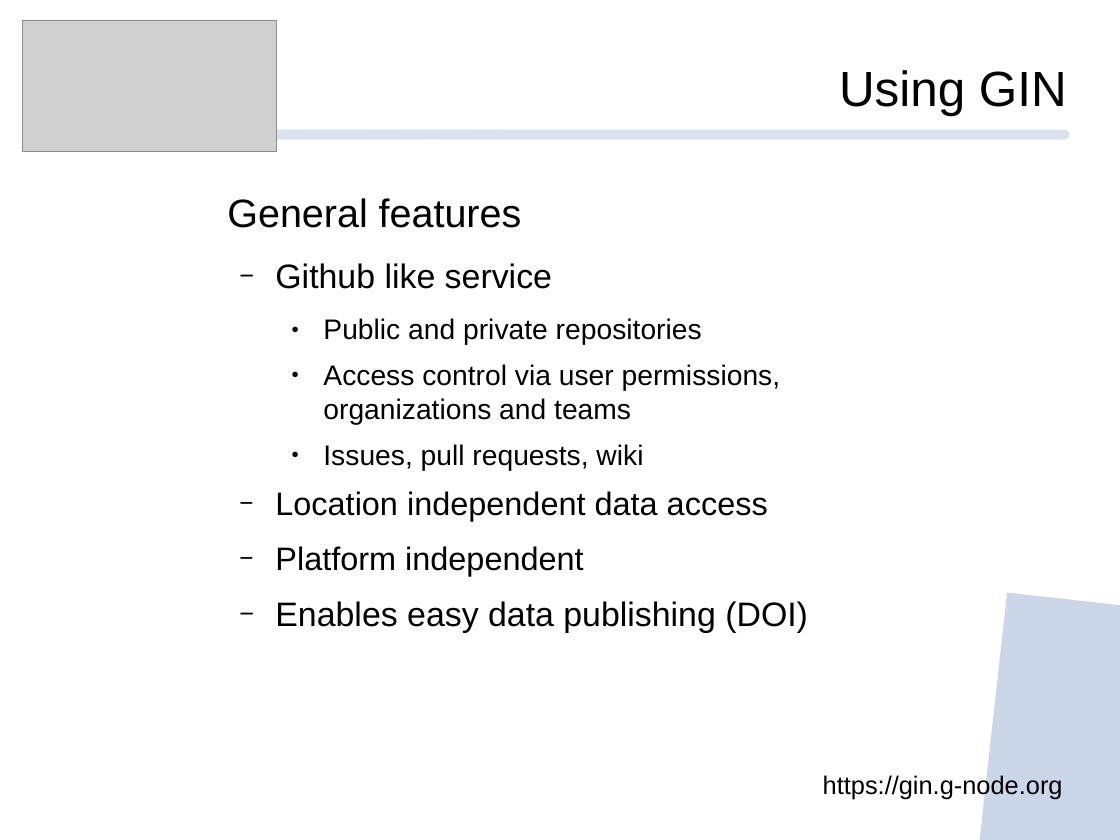
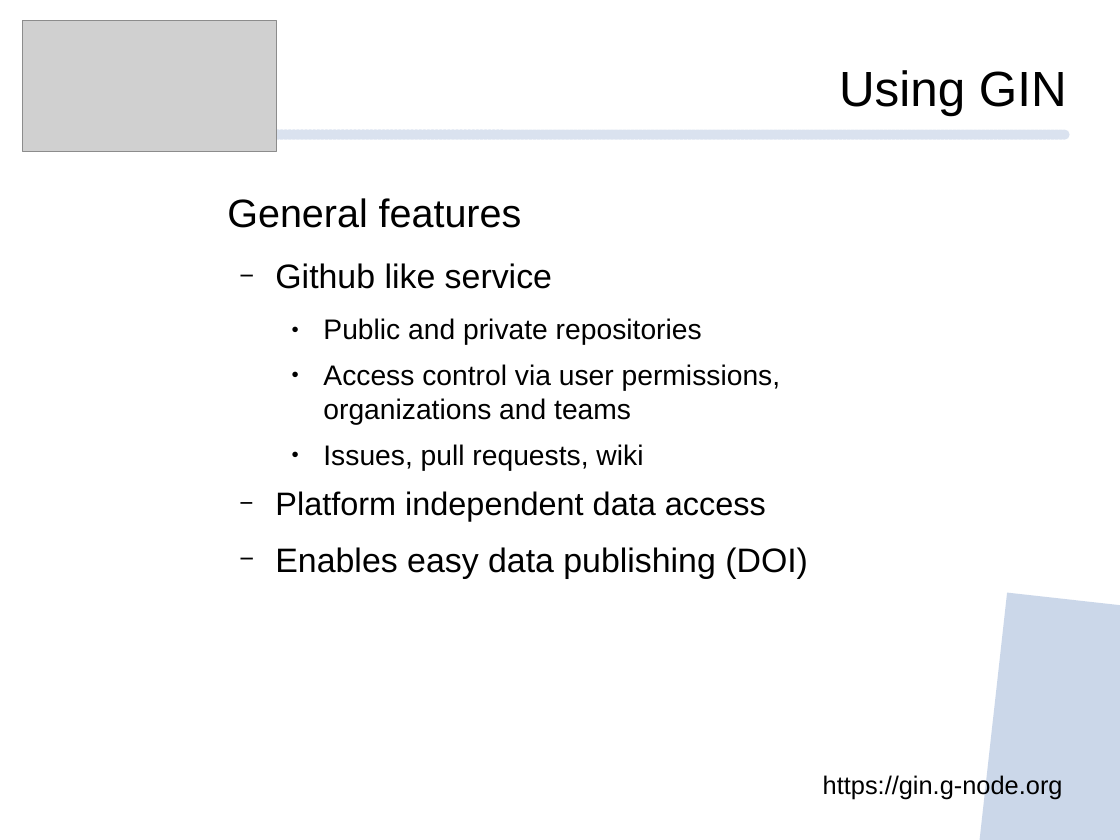
Before and after one commit to mpsonntag/prespost, a slide deck: slide 4 of 202209_INCF_online/202209_INCF_Online_GIN.odp. Drawn at 1120x840 pixels with LibreOffice and Linux fonts; fonts in the diff are those of the drawing; grey boxes stand for pictures; background and template pictures are left out. Boxes give left, top, right and bottom in pixels: in the first picture for what was removed or moved away, otherwise in the second. Text is boxed around its words. In the diff, an @@ line names an element or a change of style, - is before the commit and + after.

```diff
--- a/202209_INCF_online/202209_INCF_Online_GIN.odp
+++ b/202209_INCF_online/202209_INCF_Online_GIN.odp
@@ text at <box>275,491,766,521</box>: text changed @@
-  − Location independent data access
-  − Platform independent
+  − Platform independent data access
```
Also in this commit, not shown: 7 other slides changed.
